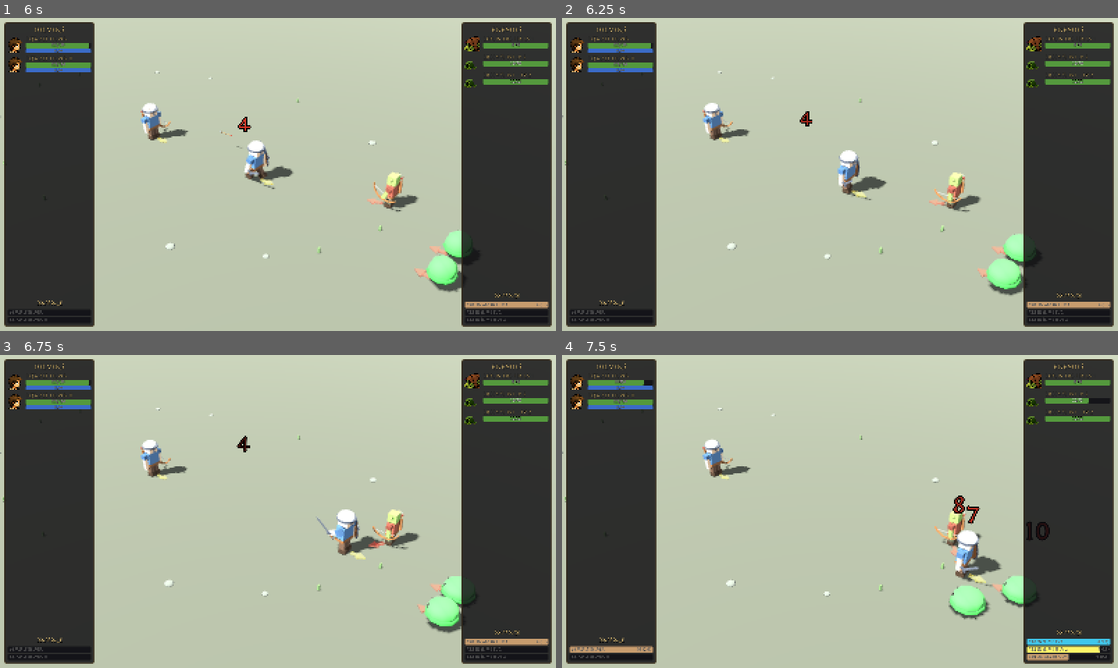
Above: before the commit, frames 1-4 (two rows, left to right).
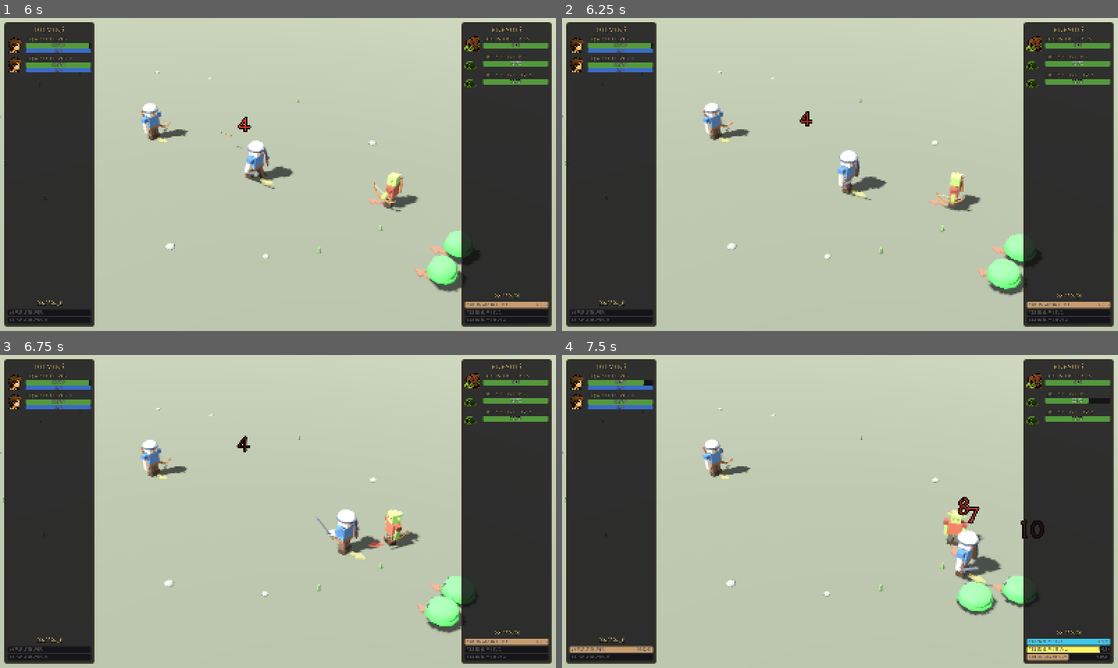
Above: after the commit, the same moments.

Repository: nexzitar/delvers
Game: Godot game, scene res://scenes/menus/menu.tscn
The game is run twice, just before and just after one commit, with the same random seed, the same clock (stepped at 60 frames per second) and the same inputs. Sound files missing from this copy of the repository are replaced by a short silence.
Inputs (mouse positions are in pixels of both pictures, inside the frame that each line leads up to):
- Up to frame 1 (6 s): click "Enter" at 0.5 s; tap Enter at 1.25 s; move the mouse to (400, 158) at 1.27 s; click (400, 158) at 1.42 s; click "Embark" at 2 s; drag from (166, 190) to (250, 237) at 2.77 s; move the mouse to (333, 105) at 3.52 s; click (333, 105) at 3.67 s; drag from (250, 237) to (111, 127) at 4.27 s; move the mouse to (444, 221) at 5.02 s; click (444, 221) at 5.17 s; drag from (111, 127) to (194, 96) at 5.77 s
- Up to frame 2 (6.25 s): no input
- Up to frame 3 (6.75 s): move the mouse to (305, 511) at 6.52 s; click (305, 511) at 6.67 s
- Up to frame 4 (7.5 s): drag from (756, 433) to (728, 527) at 7.27 s

Frame 1 is identical in both runs. In frame 2, 0.3% of the frame differs, in the area x 67-75%, y 49-63%; in frame 3, 0.4%; in frame 4, 1.2%, in the area x 67-88%, y 44-85%.

Commit message:
Turn stationary attackers toward their targets.
Facing only updated from movement direction, so units attacking from
standstill never turned. In-range entities now face their target each
tick, logging FACE on meaningful direction changes (>~18 degrees) so
the theater rotates the rig with it.

Co-Authored-By: Claude Fable 5 <noreply@anthropic.com>

Diff:
--- a/capture/test_spatial_move.gd
+++ b/capture/test_spatial_move.gd
@@ -32,5 +32,27 @@
 	)
 	assert(moves.size() >= 3, "MOVE events logged")
 
+	# A stationary attacker turns to face its target: put the enemy
+	# BEHIND the hero within reach and tick once.
+	var combat2 = CombatState.new()
+	combat2.setup_combat([delver], [slime])
+	var h = combat2.heroes[0]
+	var e = combat2.enemies[0]
+	e.position = h.position + Vector2(-40, 0)
+	h.facing = Vector2.RIGHT
+	h.last_logged_facing = Vector2.RIGHT
+	combat2.update(0.1)
+	assert(
+		h.facing.dot((e.position - h.position).normalized()) > 0.95,
+		"stationary hero turns toward target"
+	)
+	assert(
+		combat2.combat_log.events.any(
+			func(ev): return ev.type == CombatEvent.EventType.FACE \
+				and ev.entity_id == h.entity_id
+		),
+		"turn logged as FACE event"
+	)
+
 	print("PASS spatial move")
 	get_tree().quit()
--- a/scripts/combat/combat_entity.gd
+++ b/scripts/combat/combat_entity.gd
@@ -112,6 +112,7 @@
 	var in_range = combat_state.in_attack_range(self, target)
 	if in_range:
 		combat_state.stop_movement(self)
+		combat_state.face_target(self, target)
 	else:
 		combat_state.tick_movement(self, target, delta)
 
--- a/scripts/combat/combat_state.gd
+++ b/scripts/combat/combat_state.gd
@@ -168,6 +168,20 @@
 	var skill = attacker.skills[0] if not attacker.skills.is_empty() else null
 	return can_use_skill_on(attacker, skill, target)
 
+## Turns a stationary attacker toward its target (movement handles
+## facing while walking), logging FACE when the direction meaningfully
+## changes so the theater turns with it.
+func face_target(entity, target):
+	var dir = target.position - entity.position
+	if dir.length_squared() < 1.0:
+		return
+	entity.facing = dir.normalized()
+	if entity.facing.dot(entity.last_logged_facing) < 0.95:
+		entity.last_logged_facing = entity.facing
+		combat_log.add_event(
+			CombatEvent.create_face(entity.entity_id, combat_time, entity.facing)
+		)
+
 # --- Movement ---------------------------------------------------------
 
 func stop_movement(entity):
